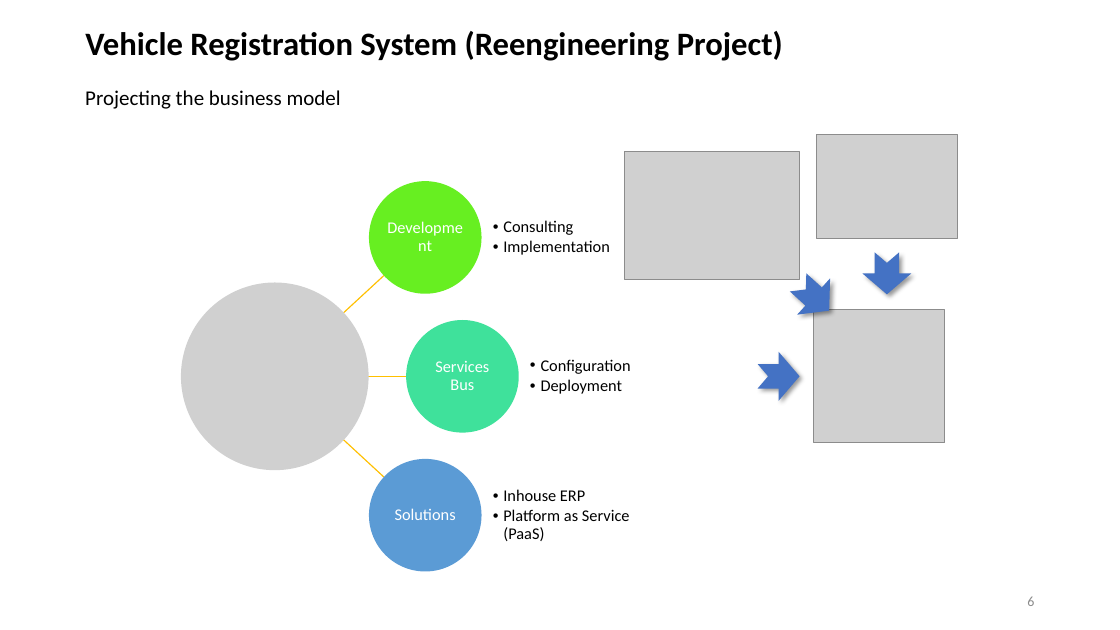
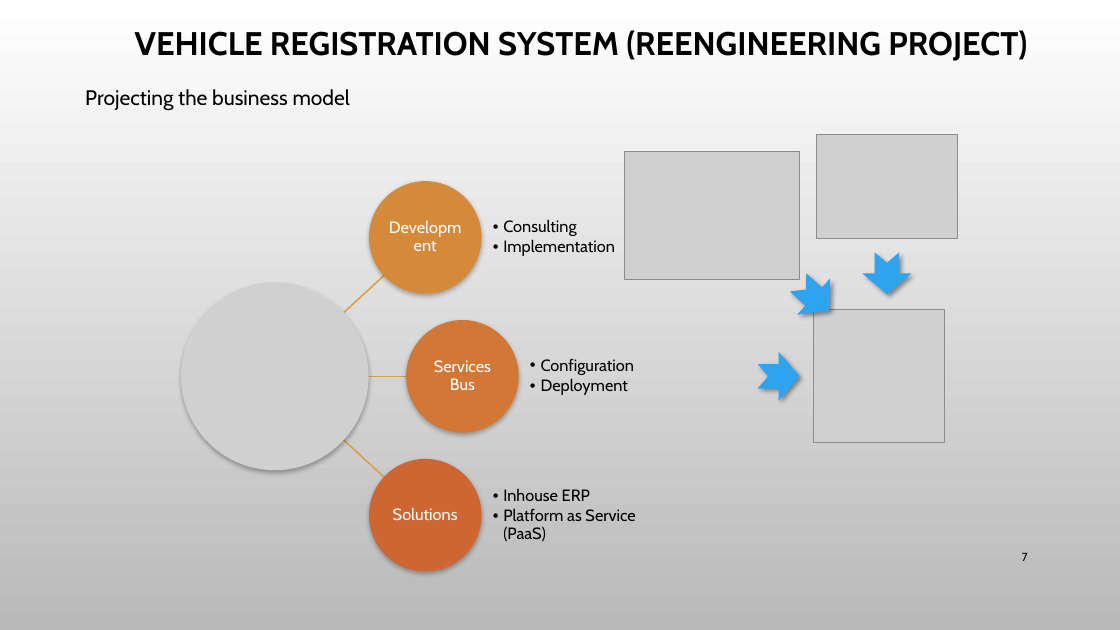
Before and after one commit to aborjasg/background, a slide deck: slide 7 of SSS-VehicleRegistrationSystem.pptx (slide 6 before the commit). Drawn at 1120x630 pixels with LibreOffice and Linux fonts; fonts in the diff are those of the drawing; grey boxes stand for pictures; background and template pictures are left out. Boxes give left, top, right and bottom in pixels: in the first picture for what was removed or moved away, otherwise in the second. Text is boxed around its words. In the diff, an @@ line names an element or a change of style, - is before the commit and + after.

```diff
--- a/SSS-VehicleRegistrationSystem.pptx
+++ b/SSS-VehicleRegistrationSystem.pptx
@@ background #FFFFFF to picture (left out) @@
@@ title at bbox=[135, 30, 1027, 61]: text changed; font Calibri to Cabin @@
-Vehicle Registration System (Reengineering Project)
+VEHICLE REGISTRATION SYSTEM (REENGINEERING PROJECT)
@@ ellipse at bbox=[369, 181, 481, 294]: fill #67EF21 to #D58A3B; shadow on @@
@@ outline #FFC000 1 pt to #D99C3F 1.25 pt in 3 elements at bbox=[339, 435, 386, 479], bbox=[340, 373, 406, 379], bbox=[339, 273, 386, 317] @@
@@ ellipse at bbox=[407, 320, 519, 433]: fill #3FE19B to #D27837; shadow on @@
@@ fill #4472C4 to #2FA3EE in 3 elements at bbox=[782, 264, 846, 329], bbox=[863, 252, 912, 294], bbox=[758, 352, 800, 401] @@
@@ ellipse at bbox=[369, 459, 481, 571]: fill #5B9BD5 to #CE6633; shadow on @@
@@ font Calibri to Cabin in 7 elements at bbox=[85, 89, 350, 111], bbox=[386, 197, 465, 277], bbox=[503, 219, 615, 256], bbox=[434, 360, 491, 390], bbox=[541, 358, 634, 395], bbox=[393, 507, 458, 520], bbox=[503, 489, 635, 542] @@
@@ page number added at bbox=[1022, 553, 1028, 561], 10 pt, text #000000 @@
+7
@@ page number removed at bbox=[1027, 597, 1034, 606] @@
-6
```
Also in this commit, not shown: 5 other slides changed, 1 slide added, 1 other file.
